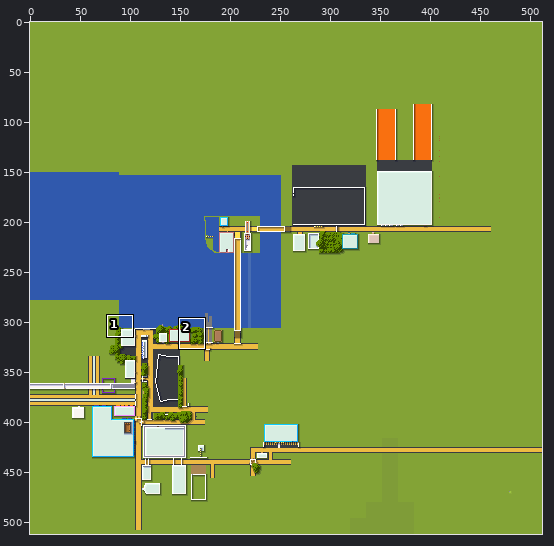
A sprite sheet gets an edit: tiles/-3,-2.png. Above, an overview of the earlier version with the close-up marked.
Close-up. The starting point:
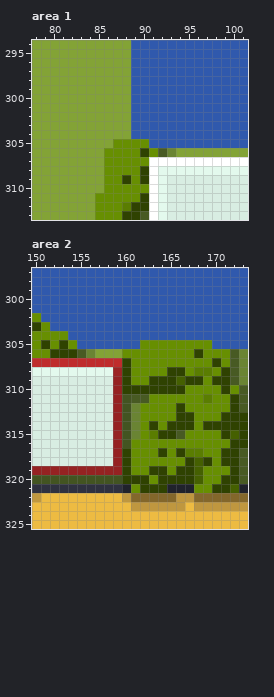
The file is 512x512 pixels. Colours within 5 levels of each other are drawn and written as one. Shown: area 1: x 78..101, y 294..313; area 2: x 150..173, y 297..325. The commit also changed other parts of the picture, which this record leaves out.
Now the later version:
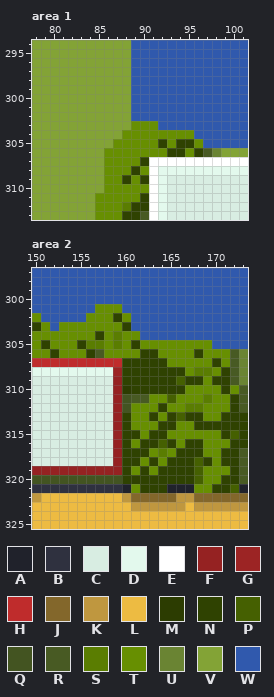
Palette (. is transparent): A #20222b  B #2f313f  C #d8ede2  D #e3f9ed  E #ffffff  F #952222  G #9c2424  H #bf2c2c  J #83672b  K #bf973f  L #edbb42  M #2c3c01  N #2f4201  P #456001  Q #435421  R #485a23  S #5a7d01  T #678f01  U #6a8433  V #83a336  W #3059ad
Difference:
Area 1:
y 303: x 89..91 WWW -> TTT
y 304: x 88..95 VWWWWWWW -> TTTTTTTT
y 305: x 91..96 WWWWWW -> TNTNNT
y 306: x 90 N -> T; x 92..98 RUVVVVV -> TNNTNRU
y 307: x 90 T -> N
y 308: x 89..90 TN -> NT
Area 2:
y 301: x 157..159 WWW -> TTT
y 302: x 156..160 WWWWW -> TTTNT
y 303: x 153..160 WWWWWWWW -> TTTTTTTN
y 304: x 154..161 WWWWWWWW -> TTTNTSTT
y 305: x 153 N -> T; x 155..161 WWWWWWW -> NSSTSTN
y 306: x 153..159 NNRUVVV -> TTTNRTT; x 162..163 TT -> NN
y 307..308: x 161..164 TTTT -> NNNN
y 309: x 161..162 TT -> NN
y 310: x 160 N -> M
y 311: x 165 T -> P
y 312: x 161 U -> T; x 164 T -> N; x 166..168 NTT -> TSS
y 313: x 160..161 QU -> NT; x 163 T -> N; x 165..166 TN -> NP; x 168 T -> N
y 314: x 160..161 QU -> NT; x 163..164 NT -> TN; x 166..168 NNT -> TTN
y 315: x 160..161 QU -> NN; x 163 S -> N; x 165..166 NR -> TT
y 316: x 160 Q -> N; x 162..165 TTTT -> NNPN; x 167..168 TT -> NN
y 317: x 161..162 TT -> NN; x 164 N -> S; x 167..168 SS -> NN
y 318: x 161 T -> N; x 163 T -> N; x 165..166 TT -> NN
y 319: x 162..163 TN -> NT; x 165 T -> N
y 320: x 163 T -> N
Changed places in both close-ups, as pixel boxes (x1, y1, x2, y2):
changed: (122, 121, 221, 175)
changed: (59, 304, 203, 484)
